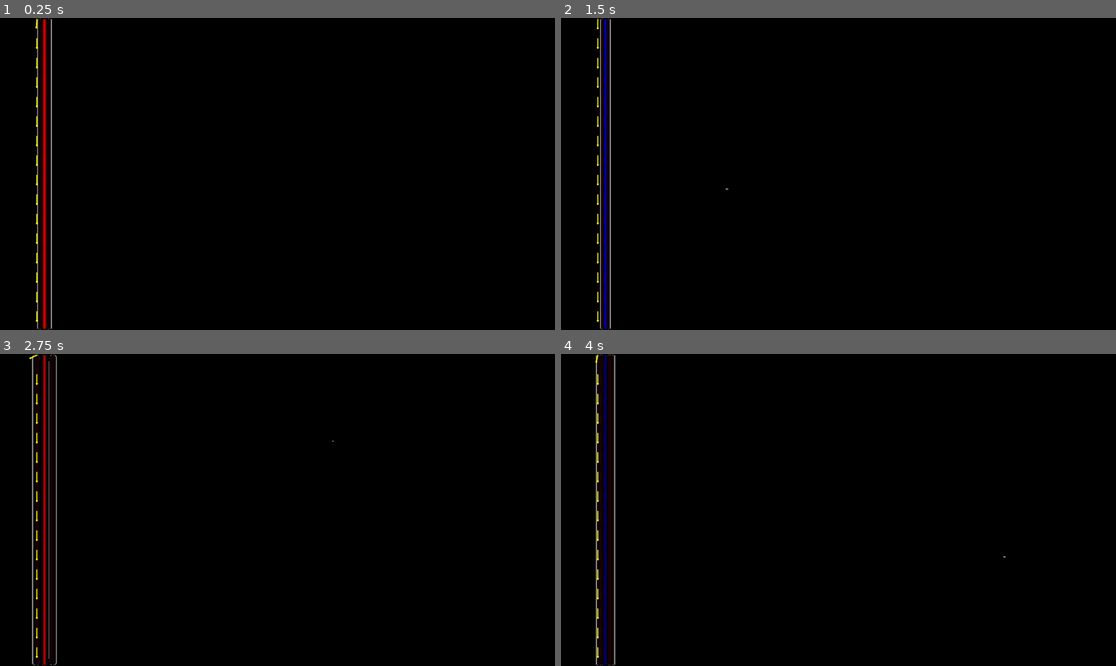
Above: before the commit, frames 1-4 (two rows, left to right).
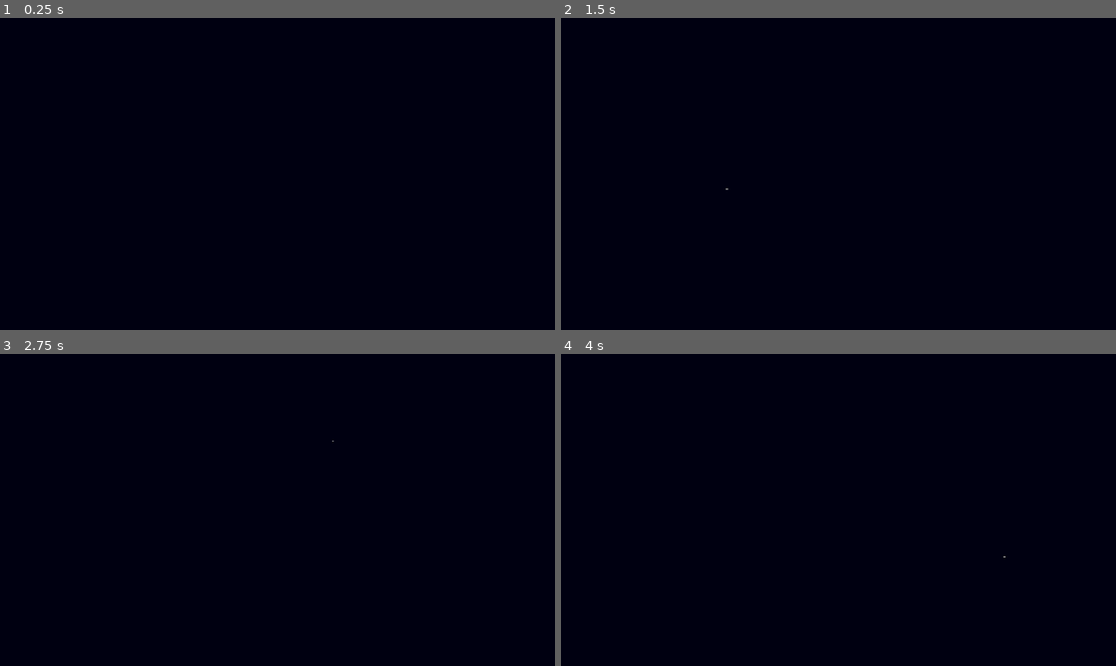
Above: after the commit, the same moments.

Repository: mjXmsdgh/Maxwellsequations
Game: Godot game, scene res://scene/main.tscn
Two runs of this game, one before a commit and one after it. Both use one fixed random seed, a clock stepped at 60 frames per second and the inputs below. The project has no main scene, so this scene is started directly.
Inputs (mouse positions are in pixels of both pictures, inside the frame that each line leads up to):
- Up to frame 1 (0.25 s): no input
- Up to frame 2 (1.5 s): tap Enter at 0.5 s; move the mouse to (960, 158) at 0.52 s; tap R at 0.6, 1.35 s; click (960, 158) at 0.67 s; move the mouse to (727, 189) at 1.27 s; click (727, 189) at 1.42 s
- Up to frame 3 (2.75 s): move the mouse to (333, 441) at 2.02 s; tap R at 2.1 s; click (333, 441) at 2.17 s
- Up to frame 4 (4 s): move the mouse to (810, 572) at 2.77 s; tap R at 2.85, 3.6 s; click (810, 572) at 2.92 s; move the mouse to (1005, 556) at 3.52 s; click (1005, 556) at 3.67 s

The runs differ from the first frame. In frame 1, 1.3% of the frame differs, in the area x 6-10%, y 0-100%; in frame 2, 1.4%; in frame 3, 1.8%, in the area x 5-11%, y 0-100%; in frame 4, 1.8%.

Commit message:
Add color multiplier to shader and update scene params
Introduced a 'color_multiplier' uniform to the shader for adjustable color amplification, exposed in the editor. Updated main.tscn to set the color multiplier and added new parameters to control source and visualizer visibility.

Diff:
--- a/scene/main.tscn
+++ b/scene/main.tscn
@@ -6,6 +6,7 @@
 
 [sub_resource type="ShaderMaterial" id="ShaderMaterial_gyb72"]
 shader = ExtResource("2_8c0rk")
+shader_parameter/color_multiplier = 16.706
 
 [node name="FDTDSimulator" type="Control"]
 layout_mode = 3
@@ -16,6 +17,7 @@
 grow_vertical = 2
 script = ExtResource("1_xcuxc")
 click_strength = 100.0
+source_enabled = false
 
 [node name="TextureRect" type="TextureRect" parent="."]
 material = SubResource("ShaderMaterial_gyb72")
@@ -27,4 +29,5 @@
 grow_vertical = 2
 
 [node name="MagneticFieldVisualizer" type="Node2D" parent="."]
+visible = false
 script = ExtResource("3_bhnu6")
--- a/shader/main.gdshader
+++ b/shader/main.gdshader
@@ -1,4 +1,7 @@
 shader_type canvas_item;
+
+// 色の増幅率。エディタのインスペクターから調整可能になります。
+uniform float color_multiplier : hint_range(1.0, 50.0) = 5.0;
 
 void vertex() {
 	// Called for every vertex the material is visible on.
@@ -9,8 +12,9 @@
     // テクスチャからグレースケール値(0.0-1.0)を取得
     float value = texture(TEXTURE, UV).r;
 
-    // 障害物(エンコード値が128/255.0 ≒ 0.5)を灰色で描画
-    if (abs(value - 128.0 / 255.0) < 0.002) { // 判定の許容範囲を狭くして、より正確に障害物だけを検出する
+    // 元の8bit整数値(0-255)に復元し、障害物(128)であるか正確に判定する
+    // これにより、波のゼロ地点(エンコード値0.5)が障害物と誤判定されるのを防ぐ
+    if (round(value * 255.0) == 128.0) {
         COLOR = vec4(0.5, 0.5, 0.5, 1.0); // 灰色
     } else {
 		// 障害物でなければ、波を描画
@@ -19,9 +23,9 @@
 
 		vec3 color = vec3(0.0); // 基本は黒
 		if (value > 0.0) {
-			color.r = value; // プラスなら赤
+			color.r = value * color_multiplier; // プラスなら赤（増幅）
 		} else {
-			color.b = -value; // マイナスなら青
+			color.b = -value * color_multiplier; // マイナスなら青（増幅）
 		}
 		COLOR = vec4(color, 1.0);
     }
